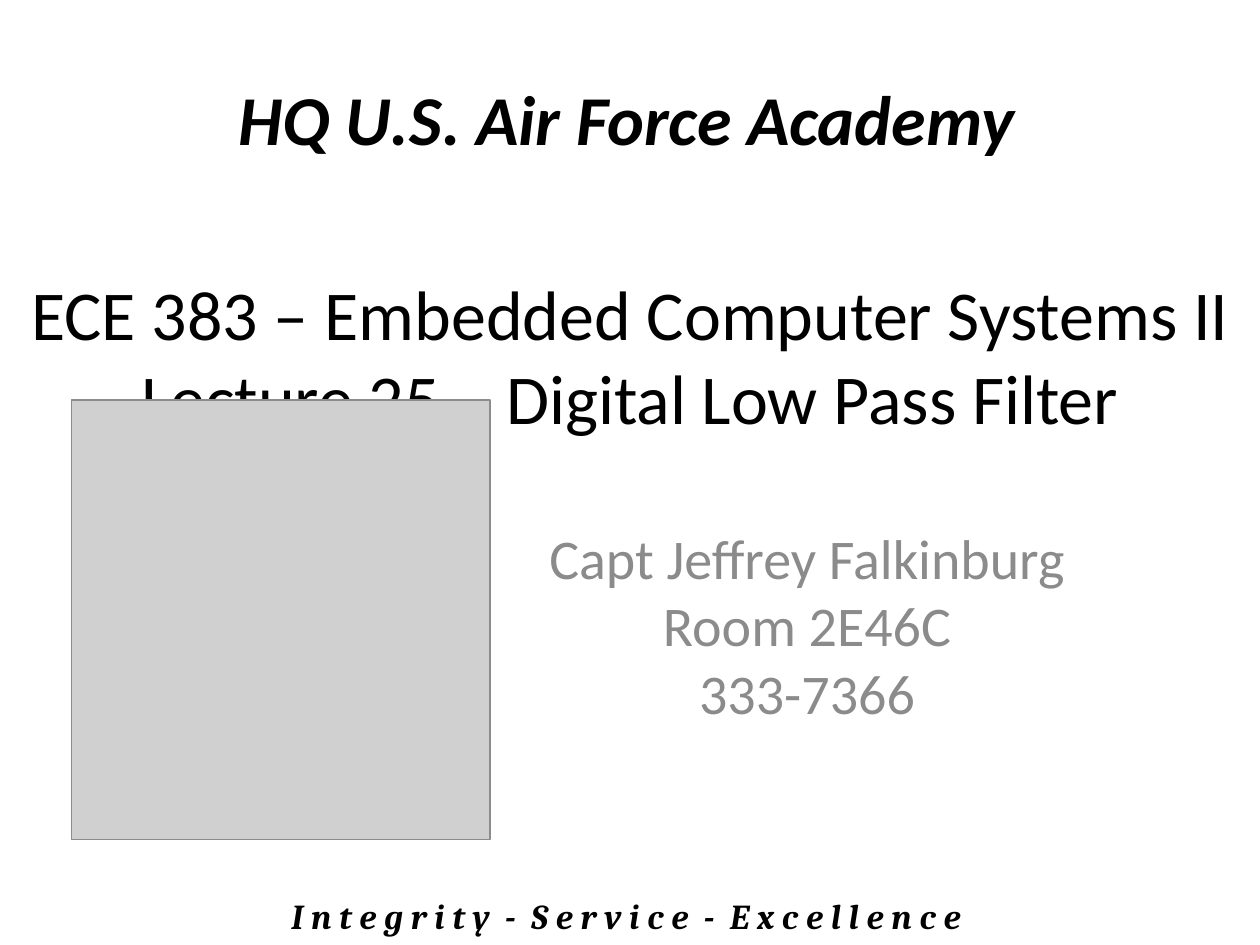
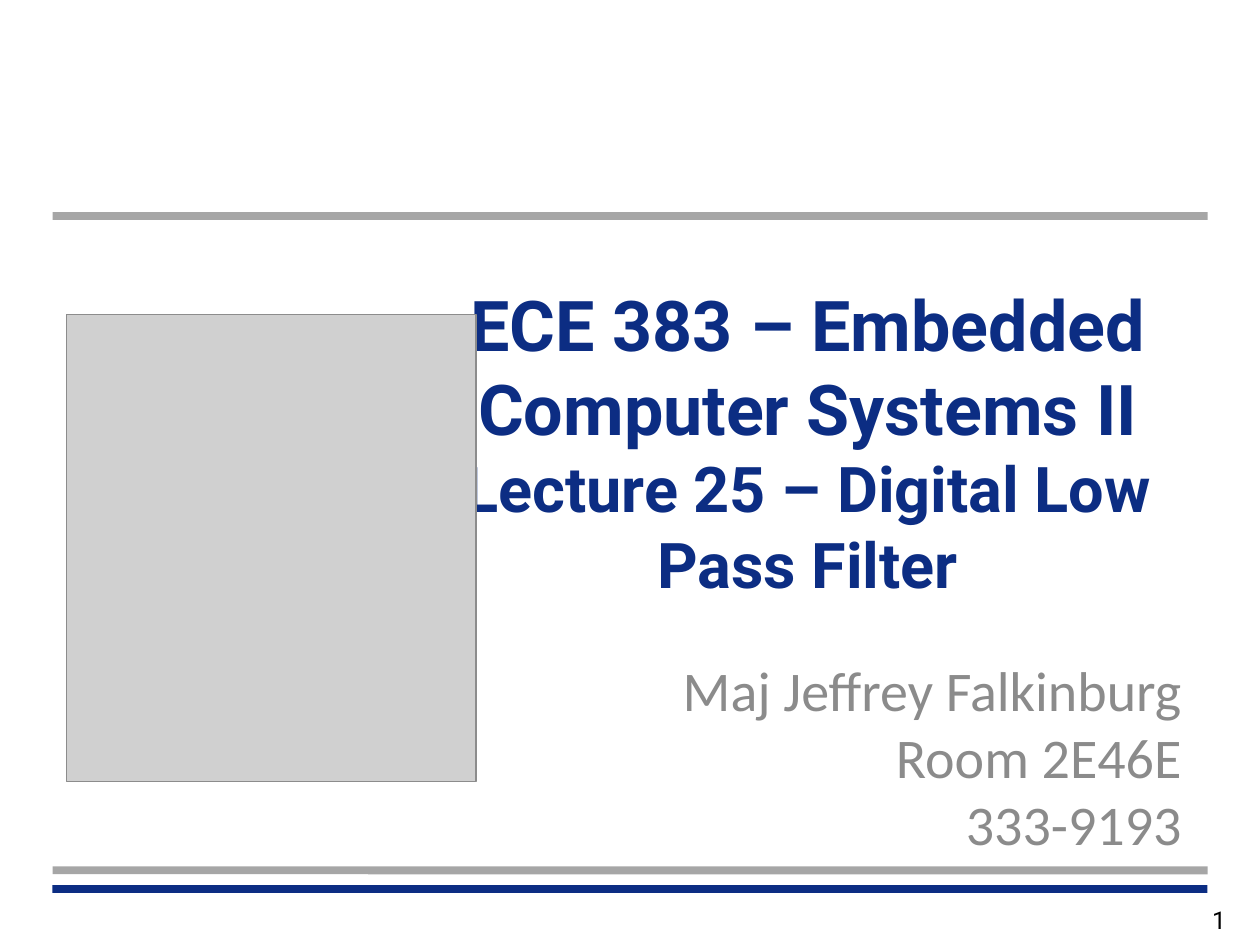
Before and after one commit to jfalkinburg/ECE383_web, a slide deck: slide 1 of lecture/slides/ECE_383_Lec25.pptx. Drawn at 1260x945 pixels with LibreOffice and Linux fonts; fonts in the diff are those of the drawing; grey boxes stand for pictures. Boxes give left, top, right and bottom in pixels: in the first picture for what was removed or moved away, otherwise in the second. Text is boxed around its words. In the diff, an @@ line names an element or a change of style, - is before the commit and + after.

```diff
--- a/lecture/slides/ECE_383_Lec25.pptx
+++ b/lecture/slides/ECE_383_Lec25.pptx
@@ text removed at (239, 96, 1014, 156) @@
-HQ U.S. Air Force Academy
@@ line added from (53, 215) to (1207, 215), #A6A6A6 4.5 pt @@
@@ text "ECE 383 – Embedded Computer ...": place and size @@
-text "ECE 383 – Embedded Computer ..." at (31, 291, 1228, 436)
+text "ECE 383 – Embedded Computer ..." at (464, 298, 1151, 589)
@@ text "ECE 383 – Embedded Computer ..." at (464, 298, 1151, 589): size 40 to 36 pt in "Lecture 25 – Digital Low Pass Filter"; font Calibri to Roboto, text colour #000000 to #0C2D83, bold on @@
@@ picture: place and size @@
-picture at (72, 401, 490, 840)
+picture at (67, 315, 476, 782)
@@ subtitle "Maj Jeffrey Falkinburg Room 2E46E ..." at (683, 672, 1182, 846): vertical alignment top to middle @@
@@ subtitle at (683, 672, 1182, 846): text changed @@
-Capt Jeffrey Falkinburg
-Room 2E46C
-333-7366
+Maj Jeffrey Falkinburg
+Room 2E46E
+333-9193
@@ line added from (53, 890) to (1207, 890), #0C2D83 4.5 pt @@
@@ line added from (53, 871) to (1207, 871), #A6A6A6 4.5 pt @@
@@ text removed at (291, 904, 961, 937) @@
-I n t e g r i t y - S e r v i c e - E x c e l l e n c e
@@ page number added at (1212, 911, 1226, 929), 14 pt, text #000000 @@
+1
```
Also in this commit, not shown: 1 other slide changed, 2 other files.
